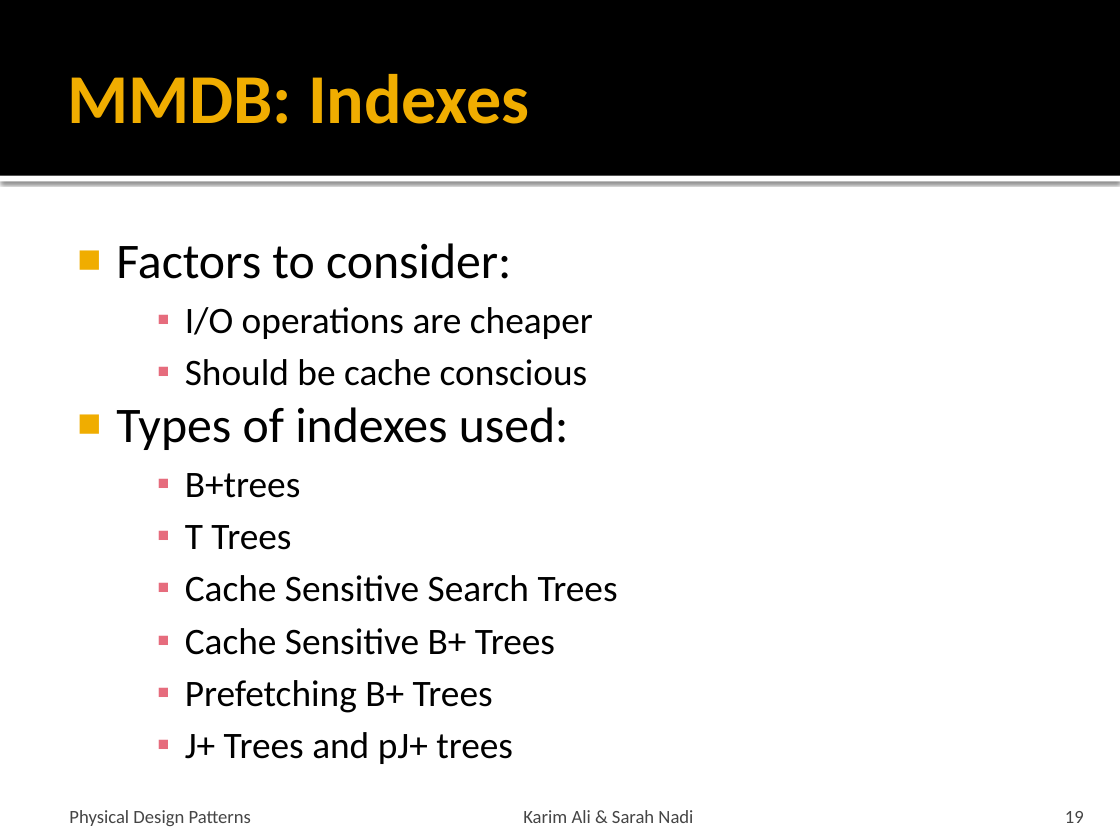
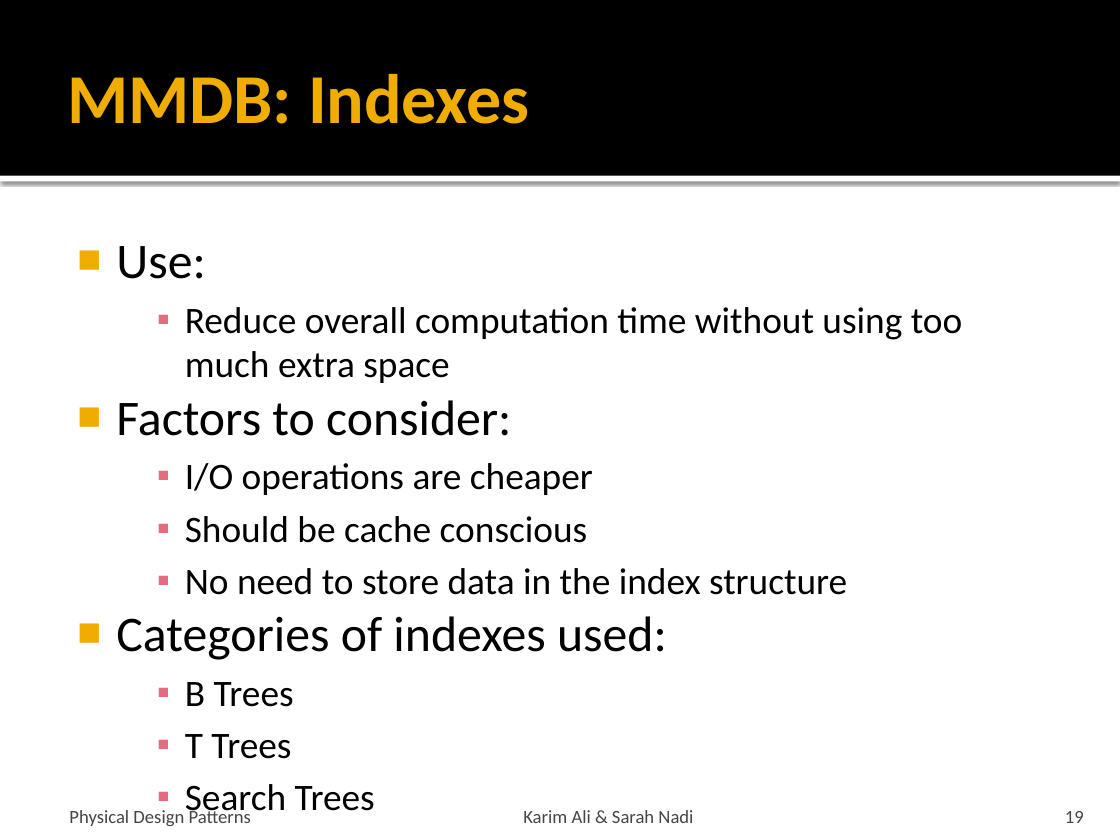
Before and after one commit to snadi/cs848-db, a slide deck: slide 19 of cs848-db/PhysDesignPres.pptx. Drawn at 1120x840 pixels with LibreOffice and Linux fonts; fonts in the diff are those of the drawing. Boxes give left, top, right and bottom in pixels: in the first picture for what was removed or moved away, otherwise in the second. Text is boxed around its words. In the diff, an @@ line names an element or a change of style, - is before the commit and + after.

```diff
--- a/cs848-db/PhysDesignPres.pptx
+++ b/cs848-db/PhysDesignPres.pptx
@@ text at box(116, 246, 963, 383): paragraphs added @@
+■ Use:
+    ▪ Reduce overall computation time without using too much extra space
@@ text at box(116, 568, 847, 707): text changed; size 32 to 24 pt @@
-■ Types of indexes used:
-    ▪ B+trees
+    ▪ No need to store data in the index structure
+■ Categories of indexes used:
+    ▪ B Trees
@@ text at box(185, 575, 618, 764): text changed @@
-    ▪ Cache Sensitive Search Trees
-    ▪ Cache Sensitive B+ Trees
-    ▪ Prefetching B+ Trees
-    ▪ J+ Trees and pJ+ trees
+    ▪ Search Trees
```
Also in this commit, not shown: 4 other slides changed, 3 slides added.
